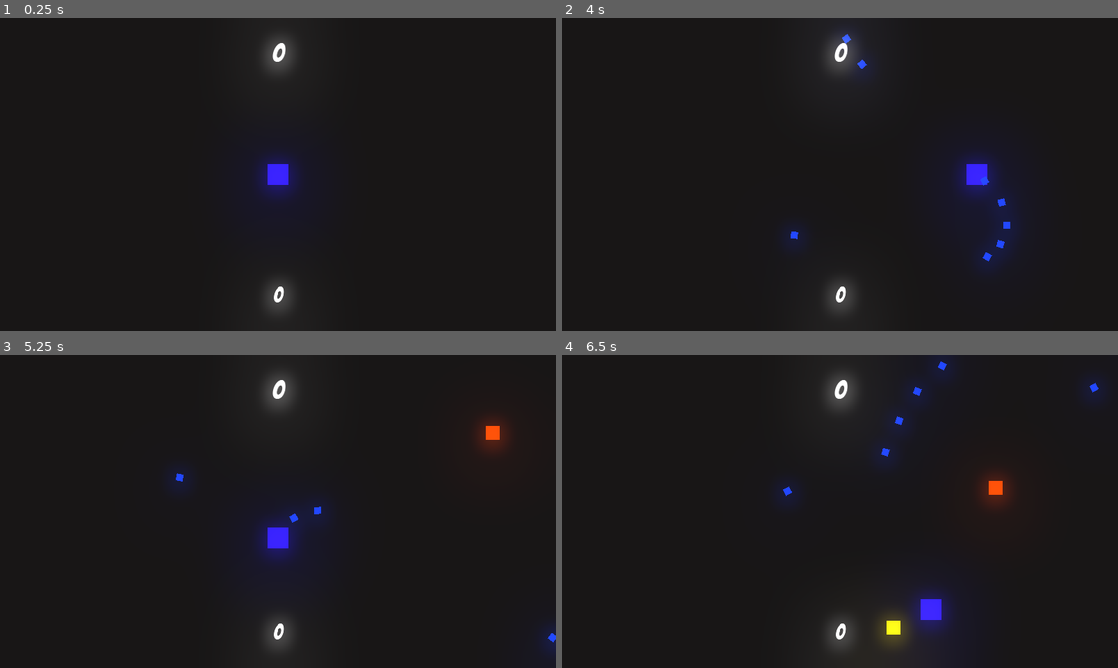
Above: before the commit, frames 1-4 (two rows, left to right).
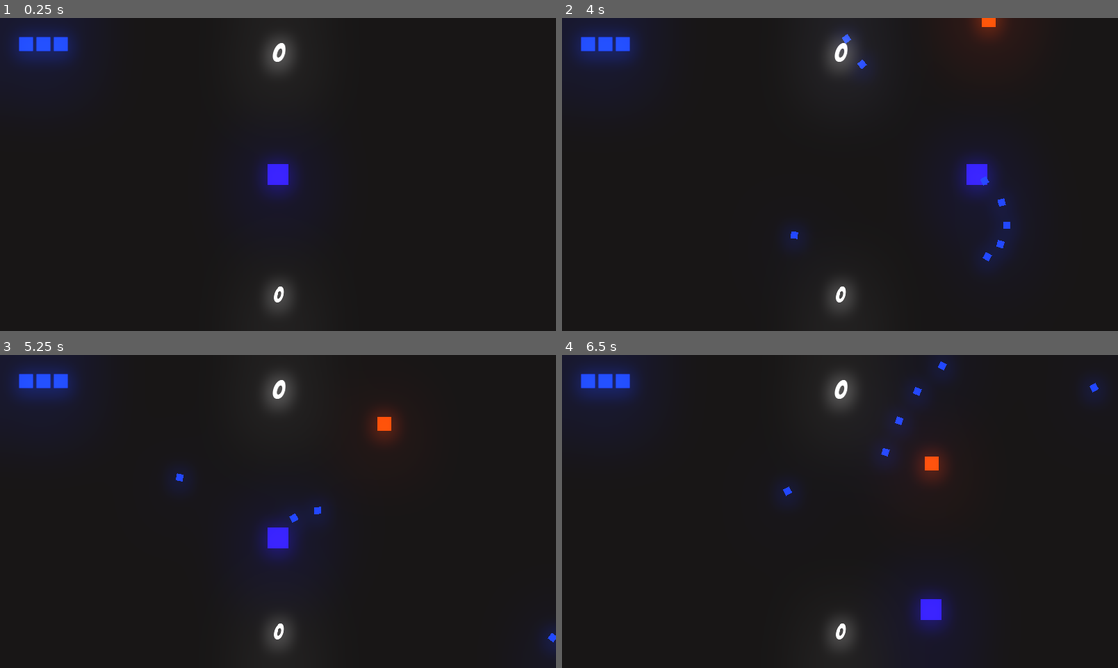
Above: after the commit, the same moments.

Repository: Pinais/TopDownShooter
Game: Godot game, scene res://Arena.tscn
The game is run twice, just before and just after one commit, with the same random seed, the same clock (stepped at 60 frames per second) and the same inputs.
Inputs (mouse positions are in pixels of both pictures, inside the frame that each line leads up to):
- Up to frame 1 (0.25 s): no input
- Up to frame 2 (4 s): tap Enter at 0.5 s; move the mouse to (962, 158) at 0.52 s; press the mouse at (962, 158) at 0.53 s; hold D (direita) 0.53-1.28 s; move the mouse to (728, 190) at 1.27 s; release the mouse at (728, 190) at 1.28 s; hold S (baixo) 1.28-2.03 s; click (728, 190) at 1.35 s; move the mouse to (895, 105) at 2.02 s; press the mouse at (895, 105) at 2.03 s; hold D (direita) 2.03-2.78 s; move the mouse to (812, 237) at 2.77 s; release the mouse at (812, 237) at 2.78 s; hold W (cima) 2.78-3.53 s; click (812, 237) at 2.85 s; move the mouse to (1006, 221) at 3.52 s; press the mouse at (1006, 221) at 3.53 s; hold A (esquerda) from 3.53 s (still down)
- Up to frame 3 (5.25 s): move the mouse to (111, 464) at 4.27 s; release the mouse at (111, 464) at 4.28 s; click (111, 464) at 4.35 s; move the mouse to (305, 511) at 5.02 s; release A (esquerda) at 5.03 s; press the mouse at (305, 511) at 5.03 s; hold S (baixo) from 5.03 s (still down)
- Up to frame 4 (6.5 s): move the mouse to (756, 433) at 5.77 s; release S (baixo) at 5.78 s; release the mouse at (756, 433) at 5.78 s; hold D (direita) from 5.78 s (still down); click (756, 433) at 5.85 s

The runs differ from the first frame. In frame 1, 2.3% of the frame differs, in the area x 0-15%, y 0-18%; in frame 2, 2.8%; in frame 3, 3.5%; in frame 4, 4.0%, in the area x 0-82%, y 0-94%.

Commit message:
Projeto

Diff:
--- a/Codigo/Arena.tscn
+++ b/Codigo/Arena.tscn
@@ -8,6 +8,10 @@
 [ext_resource path="res://scrips/recorde.gd" type="Script" id=6]
 [ext_resource path="res://Inimigo_1.tscn" type="PackedScene" id=7]
 [ext_resource path="res://Inimigo_2.tscn" type="PackedScene" id=8]
+[ext_resource path="res://poder_tempo_recarga.tscn" type="PackedScene" id=9]
+[ext_resource path="res://poder_dano.tscn" type="PackedScene" id=10]
+[ext_resource path="res://textura/Lives.png" type="Texture" id=11]
+[ext_resource path="res://scrips/Control.gd" type="Script" id=12]
 
 [sub_resource type="Environment" id=1]
 background_mode = 4
@@ -29,6 +33,7 @@
 [node name="Arena" type="Node2D"]
 script = ExtResource( 2 )
 inimigos = [ ExtResource( 7 ), ExtResource( 8 ) ]
+poderes = [ ExtResource( 9 ), ExtResource( 10 ) ]
 
 [node name="Jogador" parent="." instance=ExtResource( 1 )]
 modulate = Color( 0.168627, 0.101961, 0.882353, 1 )
@@ -43,12 +48,17 @@
 
 [node name="timer_dificuldade" type="Timer" parent="."]
 
+[node name="timer_spawn_poder" type="Timer" parent="."]
+wait_time = 10.0
+autostart = true
+
 [node name="UI" type="Node2D" parent="."]
 z_index = 20
 
 [node name="Control" type="Control" parent="UI"]
 margin_right = 640.0
 margin_bottom = 360.0
+script = ExtResource( 12 )
 
 [node name="pontos" type="Label" parent="UI/Control"]
 margin_right = 640.0
@@ -71,6 +81,16 @@
 valign = 1
 script = ExtResource( 6 )
 
+[node name="vidas" type="TextureRect" parent="UI/Control"]
+modulate = Color( 0.101961, 0.239216, 0.882353, 1 )
+margin_left = 20.0
+margin_top = 20.0
+margin_right = 40.0
+margin_bottom = 40.0
+texture = ExtResource( 11 )
+expand = true
+stretch_mode = 2
+
 [node name="Camera2D" type="Camera2D" parent="."]
 position = Vector2( 320, 180 )
 current = true
@@ -80,4 +100,5 @@
 
 [connection signal="timeout" from="timer_spawn_inimigo" to="." method="_on_timer_spawn_inimigo_timeout"]
 [connection signal="timeout" from="timer_dificuldade" to="." method="_on_timer_dificuldade_timeout"]
+[connection signal="timeout" from="timer_spawn_poder" to="." method="_on_timer_spawn_poder_timeout"]
 [connection signal="timeout" from="Camera2D/timer_camera" to="Camera2D" method="_on_timer_camera_timeout"]
--- a/Codigo/Inimigo_2.tscn
+++ b/Codigo/Inimigo_2.tscn
@@ -4,6 +4,8 @@
 
 [node name="Inimigo_2" instance=ExtResource( 1 )]
 modulate = Color( 0.847059, 0.760784, 0.0156863, 1 )
+position = Vector2( 0, 0 )
 velocidade = 120
 recuo = 1200
 hp = 1
+pontos = 5
--- a/Codigo/Jogador.tscn
+++ b/Codigo/Jogador.tscn
@@ -7,7 +7,7 @@
 extents = Vector2( 8, 8 )
 
 [node name="Jogador" type="Sprite"]
-modulate = Color( 0.101961, 0.882353, 0.447059, 1 )
+modulate = Color( 0.101961, 0.239216, 0.882353, 1 )
 scale = Vector2( 1.5, 1.5 )
 texture = ExtResource( 1 )
 script = ExtResource( 2 )
@@ -16,7 +16,11 @@
 wait_time = 0.1
 one_shot = true
 
-[node name="hitbox" type="Area2D" parent="."]
+[node name="tempo_recarga_cooldown" type="Timer" parent="."]
+wait_time = 3.0
+one_shot = true
+
+[node name="hitbox" type="Area2D" parent="." groups=["jogador"]]
 
 [node name="CollisionShape2D" type="CollisionShape2D" parent="hitbox"]
 visible = false
@@ -24,4 +28,5 @@
 shape = SubResource( 1 )
 
 [connection signal="timeout" from="tempo_recarga" to="." method="_on_tempo_recarga_timeout"]
+[connection signal="timeout" from="tempo_recarga_cooldown" to="." method="_on_tempo_recarga_cooldown_timeout"]
 [connection signal="area_entered" from="hitbox" to="." method="_on_hitbox_area_entered"]
--- a/Codigo/particula_sangue.tscn
+++ b/Codigo/particula_sangue.tscn
@@ -1,9 +1,18 @@
-[gd_scene load_steps=3 format=2]
+[gd_scene load_steps=4 format=2]
 
 [ext_resource path="res://textura/Circle.png" type="Texture" id=1]
 [ext_resource path="res://scrips/particula_sangue.gd" type="Script" id=2]
+[ext_resource path="res://scrips/particulas.gd" type="Script" id=3]
 
-[node name="particula_sangue" type="CPUParticles2D"]
+[node name="particulas" type="Node2D"]
+script = ExtResource( 3 )
+
+[node name="timer_fade" type="Timer" parent="."]
+wait_time = 5.0
+one_shot = true
+autostart = true
+
+[node name="particula_sangue" type="CPUParticles2D" parent="."]
 z_index = -10
 amount = 15
 lifetime = 0.2
@@ -17,9 +26,10 @@
 scale_amount_random = 0.12
 script = ExtResource( 2 )
 
-[node name="timer" type="Timer" parent="."]
+[node name="timer" type="Timer" parent="particula_sangue"]
 wait_time = 0.15
 one_shot = true
 autostart = true
 
-[connection signal="timeout" from="timer" to="." method="_on_timer_timeout"]
+[connection signal="timeout" from="timer_fade" to="." method="_on_timer_fade_timeout"]
+[connection signal="timeout" from="particula_sangue/timer" to="particula_sangue" method="_on_timer_timeout"]
--- /dev/null
+++ b/Codigo/poder_dano.tscn
@@ -0,0 +1,8 @@
+[gd_scene load_steps=2 format=2]
+
+[ext_resource path="res://poder_tempo_recarga.tscn" type="PackedScene" id=1]
+
+[node name="poder_dano" instance=ExtResource( 1 )]
+modulate = Color( 0.447059, 0.00392157, 0.968627, 1 )
+modificador_variavel_jogador = "dano"
+valor_variavel_jogador = 3.0
--- /dev/null
+++ b/Codigo/poder_tempo_recarga.tscn
@@ -0,0 +1,61 @@
+[gd_scene load_steps=6 format=2]
+
+[ext_resource path="res://textura/Square.png" type="Texture" id=1]
+[ext_resource path="res://scrips/poder_basico.gd" type="Script" id=2]
+
+[sub_resource type="RectangleShape2D" id=1]
+extents = Vector2( 8.13173, 8.13173 )
+
+[sub_resource type="Animation" id=2]
+length = 0.001
+tracks/0/type = "value"
+tracks/0/path = NodePath(".:scale")
+tracks/0/interp = 1
+tracks/0/loop_wrap = true
+tracks/0/imported = false
+tracks/0/enabled = true
+tracks/0/keys = {
+"times": PoolRealArray( 0 ),
+"transitions": PoolRealArray( 1 ),
+"update": 0,
+"values": [ Vector2( 1e-05, 1e-05 ) ]
+}
+
+[sub_resource type="Animation" id=3]
+resource_name = "aparecer"
+length = 0.6
+tracks/0/type = "value"
+tracks/0/path = NodePath(".:scale")
+tracks/0/interp = 1
+tracks/0/loop_wrap = true
+tracks/0/imported = false
+tracks/0/enabled = true
+tracks/0/keys = {
+"times": PoolRealArray( 0, 0.2, 0.4, 0.6 ),
+"transitions": PoolRealArray( 1, 1, 1, 1 ),
+"update": 0,
+"values": [ Vector2( 1e-05, 1e-05 ), Vector2( 1, 1 ), Vector2( 0.75, 0.75 ), Vector2( 1, 1 ) ]
+}
+
+[node name="poder_tempo_recarga" type="Sprite"]
+modulate = Color( 0.0941176, 0.968627, 0.00392157, 1 )
+position = Vector2( 1, 1 )
+rotation = 0.785398
+scale = Vector2( 1e-05, 1e-05 )
+texture = ExtResource( 1 )
+script = ExtResource( 2 )
+modificador_variavel_jogador = "tempo_recarga"
+valor_variavel_jogador = 0.01
+
+[node name="hitbox" type="Area2D" parent="."]
+
+[node name="CollisionShape2D" type="CollisionShape2D" parent="hitbox"]
+visible = false
+shape = SubResource( 1 )
+
+[node name="anim" type="AnimationPlayer" parent="."]
+autoplay = "aparecer"
+anims/RESET = SubResource( 2 )
+anims/aparecer = SubResource( 3 )
+
+[connection signal="area_entered" from="hitbox" to="." method="_on_hitbox_area_entered"]
--- a/Codigo/projetil.tscn
+++ b/Codigo/projetil.tscn
@@ -18,6 +18,7 @@
 [node name="hitbox" type="Area2D" parent="." groups=["dano"]]
 
 [node name="CollisionShape2D" type="CollisionShape2D" parent="hitbox"]
+visible = false
 shape = SubResource( 1 )
 
 [connection signal="screen_exited" from="VisibilityNotifier2D" to="." method="_on_VisibilityNotifier2D_screen_exited"]
--- a/Codigo/scrips/Arena.gd
+++ b/Codigo/scrips/Arena.gd
@@ -1,6 +1,7 @@
 extends Node2D
 
 export(Array, PackedScene) var inimigos
+export(Array, PackedScene) var poderes
 
 func _ready():
 	Global.criacao_no_pai = self
@@ -11,10 +12,10 @@
 
 
 func _on_timer_spawn_inimigo_timeout():
-	var posicao_inimigo = Vector2(rand_range(-160, 760), rand_range(-90, 390))
+	var posicao_inimigo = Vector2(rand_range(-160, 670), rand_range(-90, 390))
 
 	while posicao_inimigo.x < 640 and posicao_inimigo.x > -80 and posicao_inimigo.y < 360 and posicao_inimigo.y > -45:
-		posicao_inimigo = Vector2(rand_range(-160, 760), rand_range(-90, 390))
+		posicao_inimigo = Vector2(rand_range(-160, 670), rand_range(-90, 390))
 
 	var numero_inimigos = round(rand_range(0, inimigos.size() - 1))
 	Global.instance_node(inimigos[numero_inimigos], posicao_inimigo, self)
@@ -22,3 +23,10 @@
 func _on_timer_dificuldade_timeout():
 	if $timer_spawn_inimigo.wait_time > 0.50:
 		$timer_spawn_inimigo.wait_time -= 0.25
+
+
+func _on_timer_spawn_poder_timeout():
+	var posicao_poderes = Vector2(rand_range(0, 640), rand_range(0, 320))
+
+	var numero_poderes = round(rand_range(0, poderes.size() - 1))
+	Global.instance_node(poderes[numero_poderes], posicao_poderes, self)
--- /dev/null
+++ b/Codigo/scrips/Control.gd
@@ -0,0 +1,6 @@
+extends Control
+
+var tamanho_vidas = 20
+
+func on_mudar_vidas_jogador(vidas_jogador) -> void:
+	$vidas.rect_size.x = vidas_jogador * tamanho_vidas
--- a/Codigo/scrips/Jogador.gd
+++ b/Codigo/scrips/Jogador.gd
@@ -1,15 +1,28 @@
 extends Sprite
 
-var velocidade = 150
 var movimento = Vector2.ZERO
 
+var velocidade = 150
+var tempo_recarga = 0.1
+var padrao_tempo_recarga = tempo_recarga
+var dano = 1
+var dano_padrao = dano
+var max_vidas = 3
+var vidas = max_vidas
+
+signal mudar_vidas(vidas_jodador)
+
+var reset_poder = []
 var projetil = preload("res://projetil.tscn")
 
 var recarregado = true
 var morto = false
 
+
 func _ready():
 	Global.jogador = self
+	connect("mudar_vidas", get_parent().get_node("UI/Control"), "on_mudar_vidas_jogador")
+	emit_signal("mudar_vidas", max_vidas)
 
 func _exit_tree():
 	Global.jogador = null
@@ -25,18 +38,33 @@
 		global_position += velocidade * movimento * delta
 
 	if Input.is_action_pressed("atirar") and Global.criacao_no_pai != null and recarregado and morto == false:
-		Global.instance_node(projetil, global_position, Global.criacao_no_pai)
+		var instancia_projetil = Global.instance_node(projetil, global_position, Global.criacao_no_pai)
+		instancia_projetil.dano = dano
 		recarregado = false
 		$tempo_recarga.start()
 
 
 func _on_tempo_recarga_timeout():
 	recarregado = true
+	$tempo_recarga.wait_time = tempo_recarga
 
 
 func _on_hitbox_area_entered(area):
 	if area.is_in_group("inimigo"):
+		vidas -= 1
+		emit_signal("mudar_vidas", vidas)
+
+	if vidas <= 0:
 		visible = false
 		morto = true
 		yield(get_tree().create_timer(1), "timeout")
-		get_tree().reload_current_scene()
+		var _change = get_tree().reload_current_scene()
+
+
+func _on_tempo_recarga_cooldown_timeout():
+	if reset_poder.find("tempo_recarga") != null:
+		tempo_recarga = padrao_tempo_recarga
+		reset_poder.erase("tempo_recarga")
+	if reset_poder.find("dano") != null:
+		dano = dano_padrao
+		reset_poder.erase("dano")
--- a/Codigo/scrips/base_inimigo.gd
+++ b/Codigo/scrips/base_inimigo.gd
@@ -1,9 +1,11 @@
 extends Sprite
 
+var movimento = Vector2.ZERO
+
 export(int) var velocidade = 75
-var movimento = Vector2.ZERO
 export(int) var recuo = 600
 export(int) var hp = 3
+export(int) var pontos = 10
 
 var atordoado = false
 
@@ -11,11 +13,12 @@
 
 onready var cor_atual = modulate
 
-func _process(delta):
+func _process(_delta):
 	if hp <= 0 and Global.criacao_no_pai != null:
 		if Global.camera != null:
 			Global.camera.tremer_tela(50, 0.1)
-		Global.pontos += 10
+
+		Global.pontos += pontos
 		var instancia_particula_sangue = Global.instance_node(particula_sangue, global_position, Global.criacao_no_pai)
 		instancia_particula_sangue.rotation = movimento.angle()
 		instancia_particula_sangue.modulate = Color.from_hsv(cor_atual.h, 1, 0.3)
@@ -36,7 +39,7 @@
 		area.get_parent().queue_free()
 		movimento = -movimento * recuo
 		atordoado = true
-		hp -= 1
+		hp -= area.get_parent().dano
 		$timer_recuo.start()
 
 func _on_timer_recuo_timeout():
--- /dev/null
+++ b/Codigo/scrips/particulas.gd
@@ -0,0 +1,16 @@
+extends Node2D
+
+var fade = false
+
+var alpha = 1
+
+func _process(_delta):
+	if fade:
+		alpha = lerp(alpha, 0, 0.1)
+		modulate.a = alpha
+
+	if alpha < 0.05:
+		queue_free()
+
+func _on_timer_fade_timeout():
+	fade = true
--- /dev/null
+++ b/Codigo/scrips/poder_basico.gd
@@ -0,0 +1,13 @@
+extends Sprite
+
+export(String) var modificador_variavel_jogador
+export(float) var valor_variavel_jogador
+export(float) var tempo_recarga_poder = 2
+
+func _on_hitbox_area_entered(area):
+	if area.is_in_group("jogador"):
+		area.get_parent().set(modificador_variavel_jogador, valor_variavel_jogador)
+		area.get_parent().get_node("tempo_recarga_cooldown").wait_time = tempo_recarga_poder
+		area.get_parent().get_node("tempo_recarga_cooldown").start()
+		area.get_parent().reset_poder.append(name)
+		queue_free()
--- a/Codigo/scrips/pontos.gd
+++ b/Codigo/scrips/pontos.gd
@@ -1,4 +1,4 @@
 extends Label
 
-func _process(delta):
+func _process(_delta):
 	text = String(Global.pontos)
--- a/Codigo/scrips/projetil.gd
+++ b/Codigo/scrips/projetil.gd
@@ -2,6 +2,9 @@
 
 var movimento = Vector2(1, 0)
 var velocidade = 250
+
+var dano
+
 var dir_unica = true
 
 func _process(delta):
--- a/Codigo/scrips/recorde.gd
+++ b/Codigo/scrips/recorde.gd
@@ -3,6 +3,6 @@
 func _ready():
 	text = String (Global.recorde)
 
-func _process(delta):
+func _process(_delta):
 	if Global.pontos > Global.recorde:
 		Global.recorde = Global.pontos
Not shown: 1 places in Codigo/Arena.tscn that only renumber resources
Binary file added: Codigo/textura/Lives.png
Not shown, added: Codigo/textura/Lives.png.import
